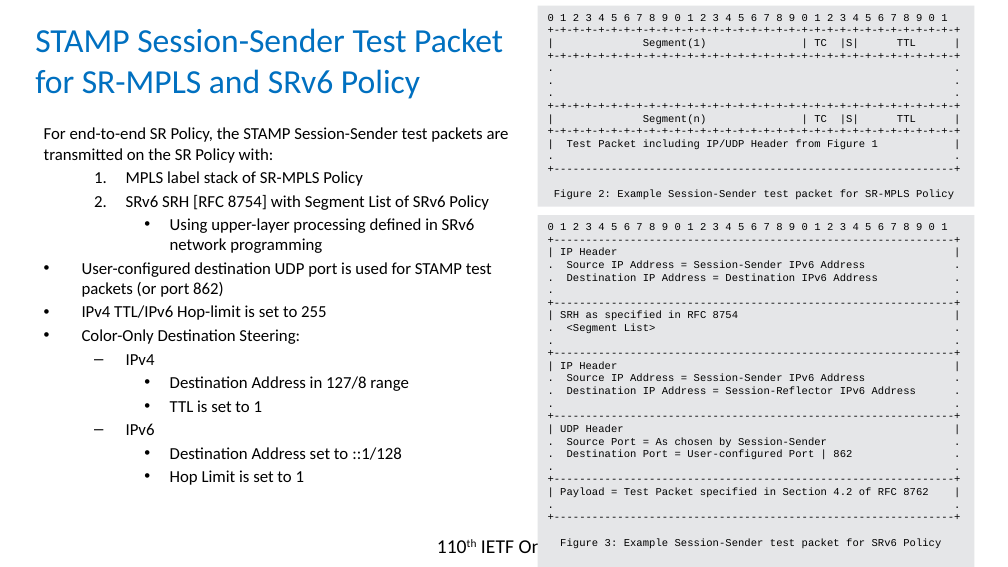
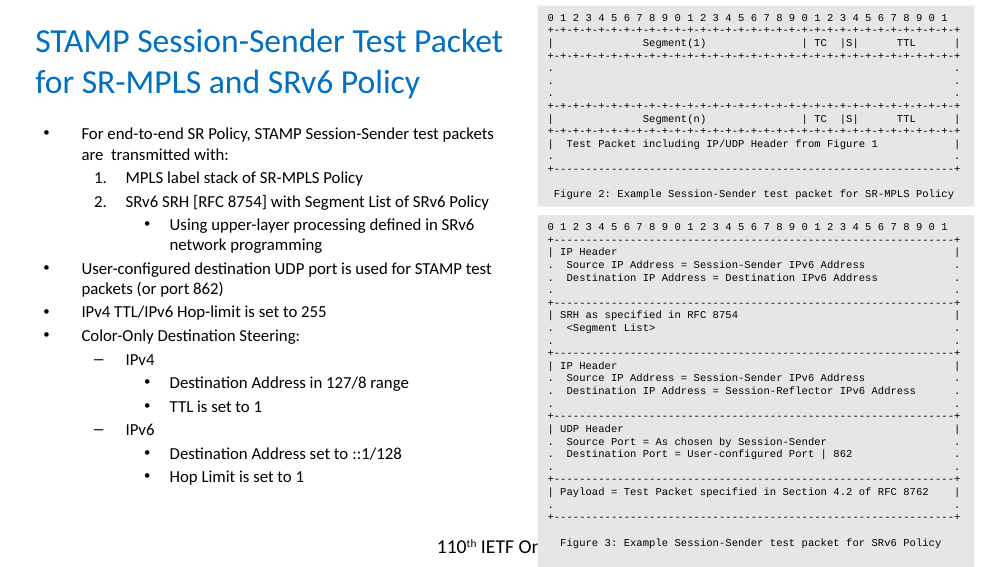
Before and after one commit to rakgandhi/ietf-slides, a slide deck: slide 7 of draft-gandhi-spring-stamp-srpm-05.pptx. Drawn at 1008x567 pixels with LibreOffice and Linux fonts; fonts in the diff are those of the drawing. Boxes give left, top, right and bottom in pixels: in the first picture for what was removed or moved away, otherwise in the second. Text is boxed around its words. In the diff, an @@ line names an element or a change of style, - is before the commit and + after.

```diff
--- a/draft-gandhi-spring-stamp-srpm-05.pptx
+++ b/draft-gandhi-spring-stamp-srpm-05.pptx
@@ text at (82, 127, 494, 160): text changed @@
-For end-to-end SR Policy, the STAMP Session-Sender test packets are transmitted on the SR Policy with:
+• For end-to-end SR Policy, STAMP Session-Sender test packets are transmitted with:
```
Also in this commit, not shown: 4 other slides changed, 1 other file.
